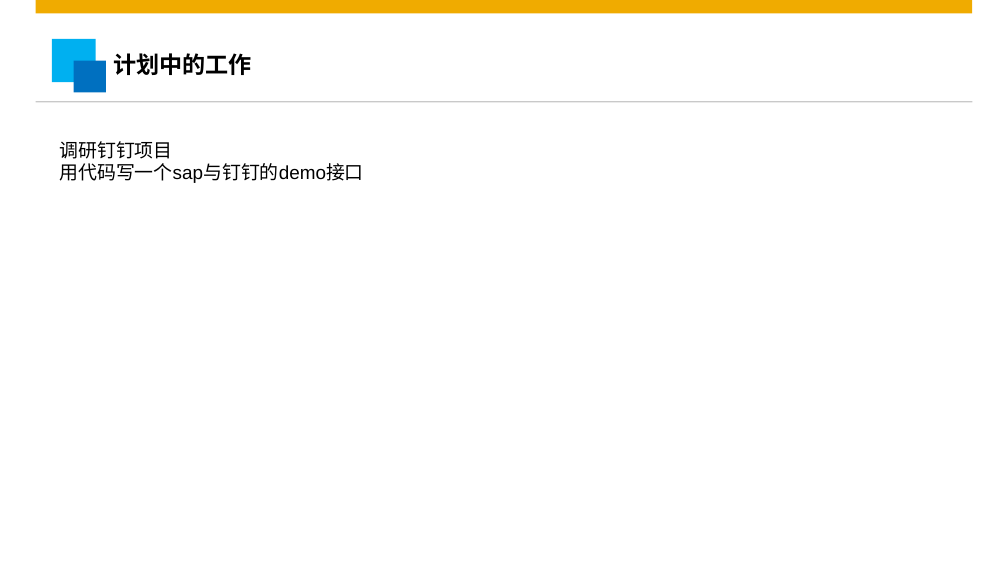
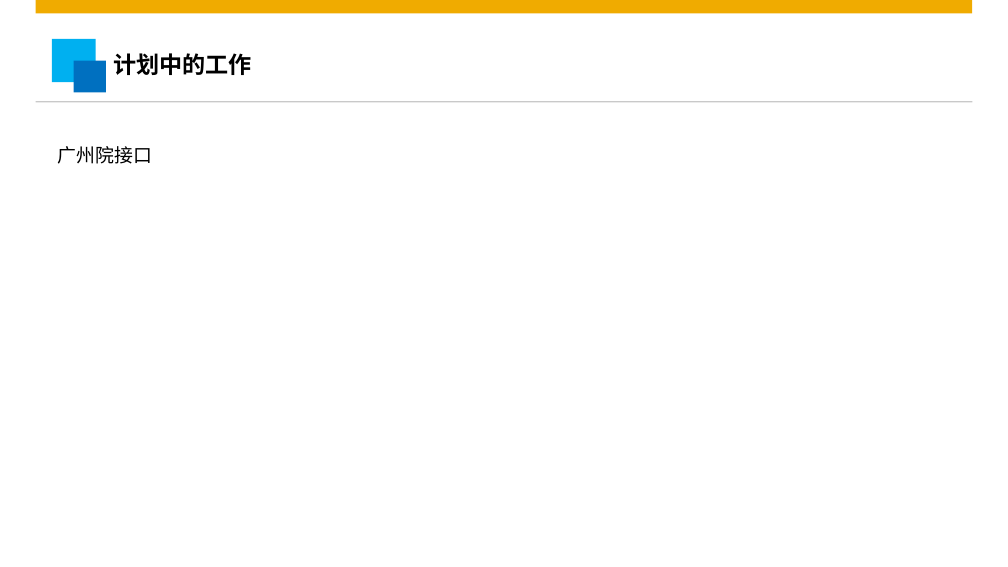
Before and after one commit to wangpenghuix/meeting-record, a slide deck: slide 5 of MBR/2019/month-4/2019.04.Zero.Zhang/奥维世纪研发中心2019年4月工作总结-Zero.Zhang.pptx. Drawn at 1008x567 pixels with LibreOffice and Linux fonts; fonts in the diff are those of the drawing; background and template pictures are left out. Boxes give left, top, right and bottom in pixels: in the first picture for what was removed or moved away, otherwise in the second. Text is boxed around its words. In the diff, an @@ line names an element or a change of style, - is before the commit and + after.

```diff
--- a/MBR/2019/month-4/2019.04.Zero.Zhang/奥维世纪研发中心2019年4月工作总结-Zero.Zhang.pptx
+++ b/MBR/2019/month-4/2019.04.Zero.Zhang/奥维世纪研发中心2019年4月工作总结-Zero.Zhang.pptx
@@ text at (58,146,152,164): text changed @@
-调研钉钉项目
-用代码写一个sap与钉钉的demo接口
+广州院接口
```
Also in this commit, not shown: 4 other slides changed, 9 other files.
